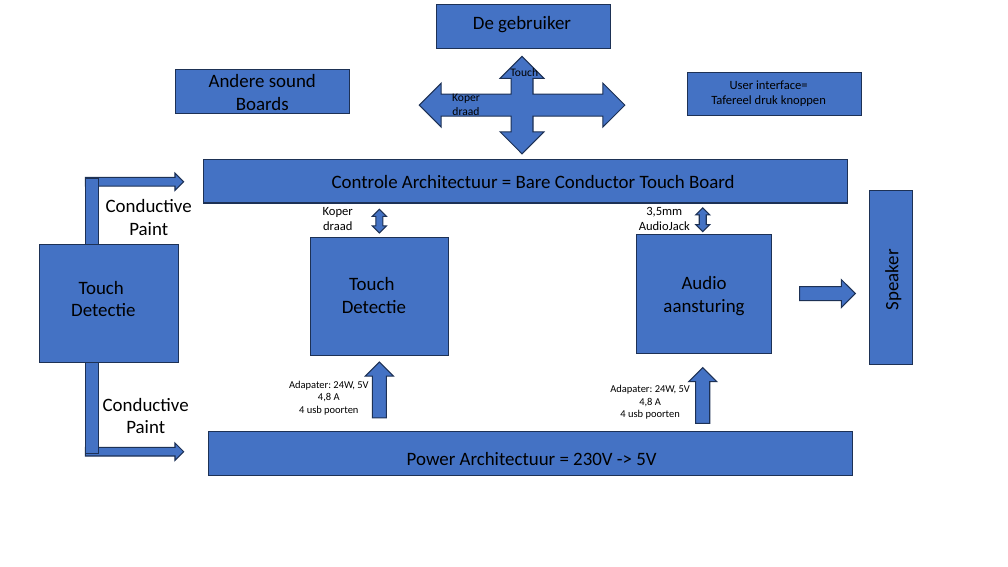
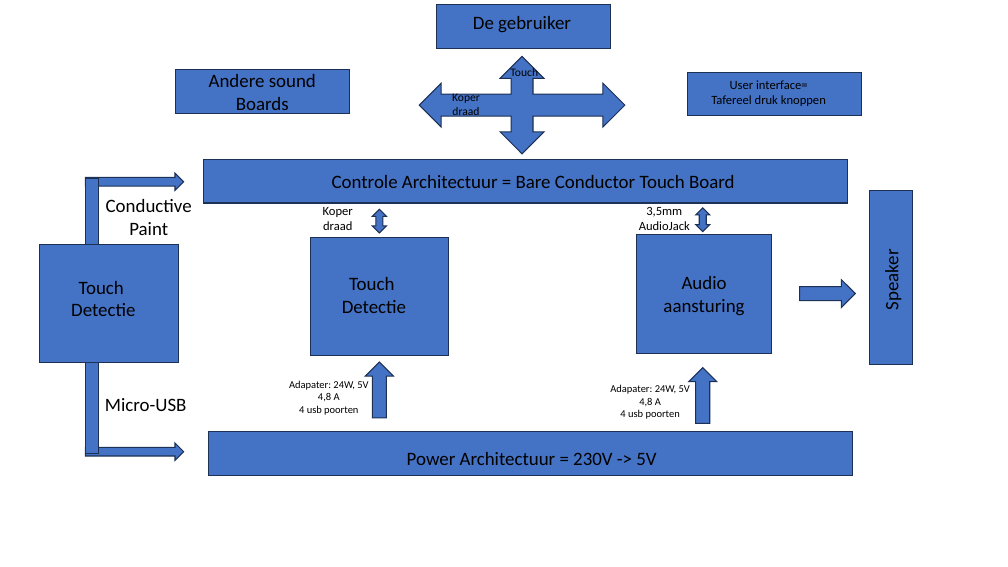
Before and after one commit to vives-project-xp/InteractiveWall, a slide deck: slide 1 of docs/Architectuur Document/ArchitectuurDocument Interactive wall.pptx. Drawn at 1008x567 pixels with LibreOffice and Linux fonts; fonts in the diff are those of the drawing. Boxes give left, top, right and bottom in pixels: in the first picture for what was removed or moved away, otherwise in the second. Text is boxed around its words. In the diff, an @@ line names an element or a change of style, - is before the commit and + after.

```diff
--- a/docs/Architectuur Document/ArchitectuurDocument Interactive wall.pptx
+++ b/docs/Architectuur Document/ArchitectuurDocument Interactive wall.pptx
@@ text at (105, 398, 187, 411): text changed @@
-Conductive Paint
+Micro-USB
```
Also in this commit, not shown: 3 other files.
